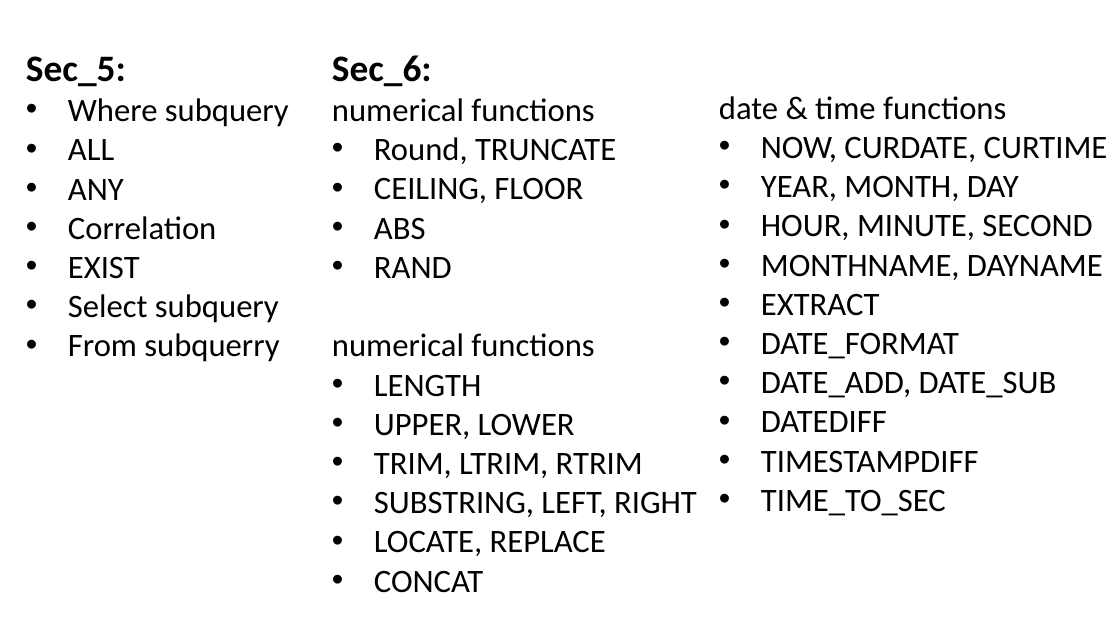
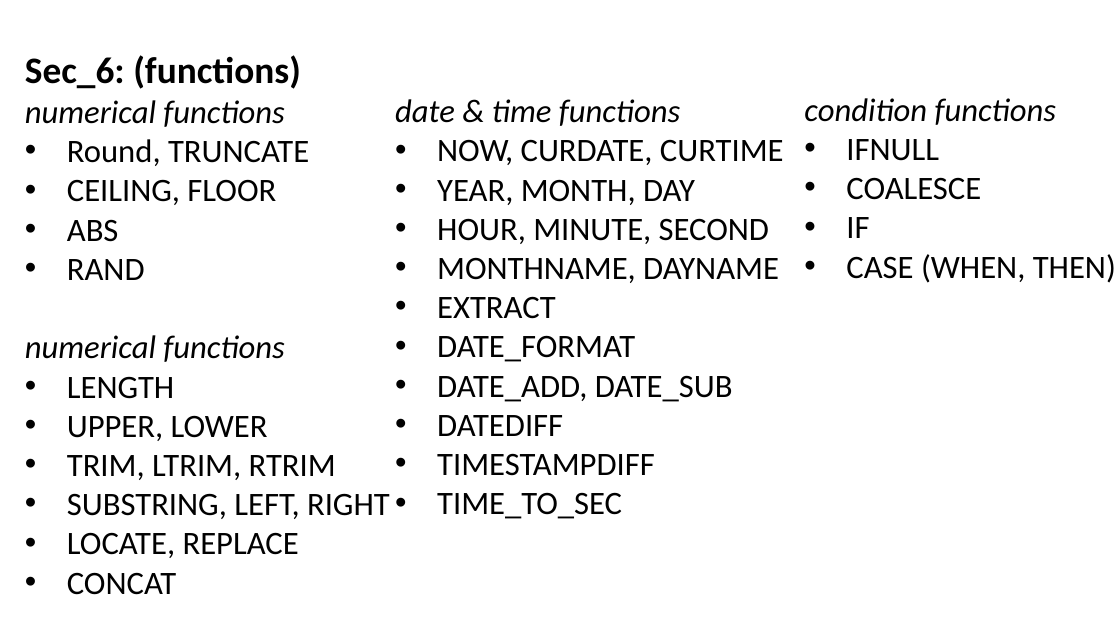
Before and after one commit to Amir-Hofo/Basic_SQL_Commands, a slide deck: slide 4 of list of content.pptx. Drawn at 1120x630 pixels with LibreOffice and Linux fonts; fonts in the diff are those of the drawing. Boxes give left, top, right and bottom in pixels: in the first picture for what was removed or moved away, otherwise in the second. Text is boxed around its words. In the diff, an @@ line names an element or a change of style, - is before the commit and + after.

```diff
--- a/list of content.pptx
+++ b/list of content.pptx
@@ text "Sec_6: (functions)": place and size @@
-text "Sec_6: (functions)" at bbox=[332, 55, 697, 593]
+text "Sec_6: (functions)" at bbox=[25, 55, 390, 595]
@@ text at bbox=[25, 55, 301, 89]: text changed @@
-Sec_6:
+Sec_6: (functions)
@@ text removed at bbox=[26, 56, 289, 362] @@
-Sec_5:
-• Where subquery
-• ALL
-• ANY
-• Correlation
-• EXIST
-• Select subquery
-• From subquerry
@@ text "date & time functions": place and size @@
-text "date & time functions" at bbox=[719, 96, 1108, 516]
+text "date & time functions" at bbox=[395, 99, 784, 519]
@@ text at bbox=[395, 99, 680, 126]: italic on in "date & time functions" @@
@@ text added at bbox=[804, 98, 1116, 283], 28 pt, text #000000 @@
+condition functions
+• IFNULL
+• COALESCE
+• IF
+• CASE (WHEN, THEN)
@@ text at bbox=[25, 335, 284, 362]: italic on in "numerical functions", "numerical functions" @@
```
Also in this commit, not shown: 2 other slides changed, 1 slide added, 1 slide removed, 2 other files.
